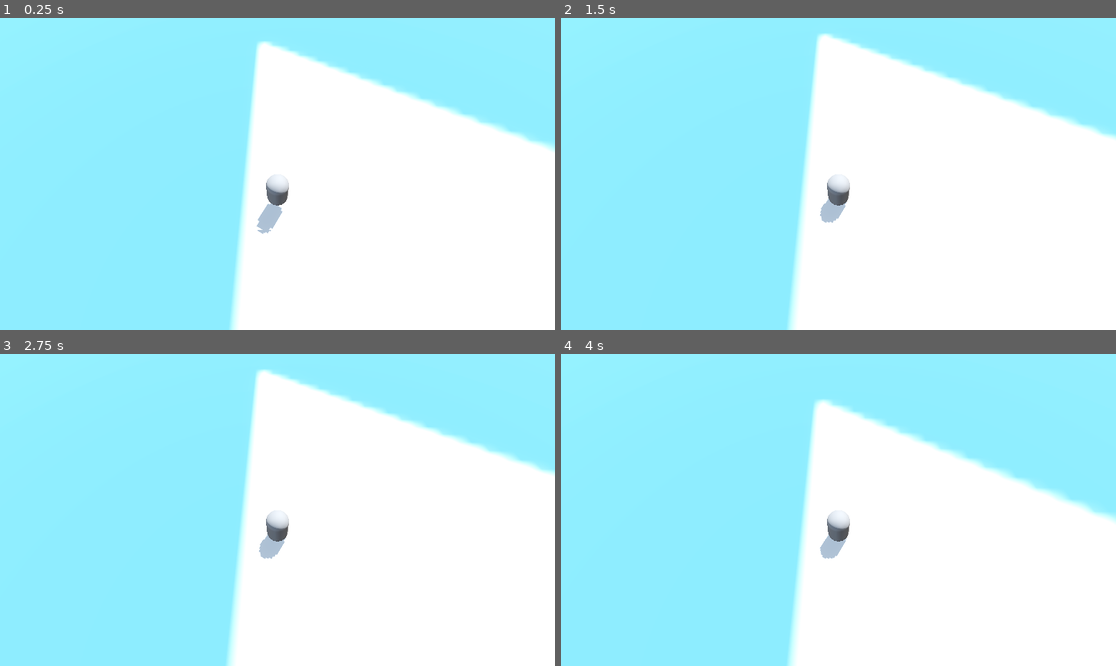
Above: before the commit, frames 1-4 (two rows, left to right).
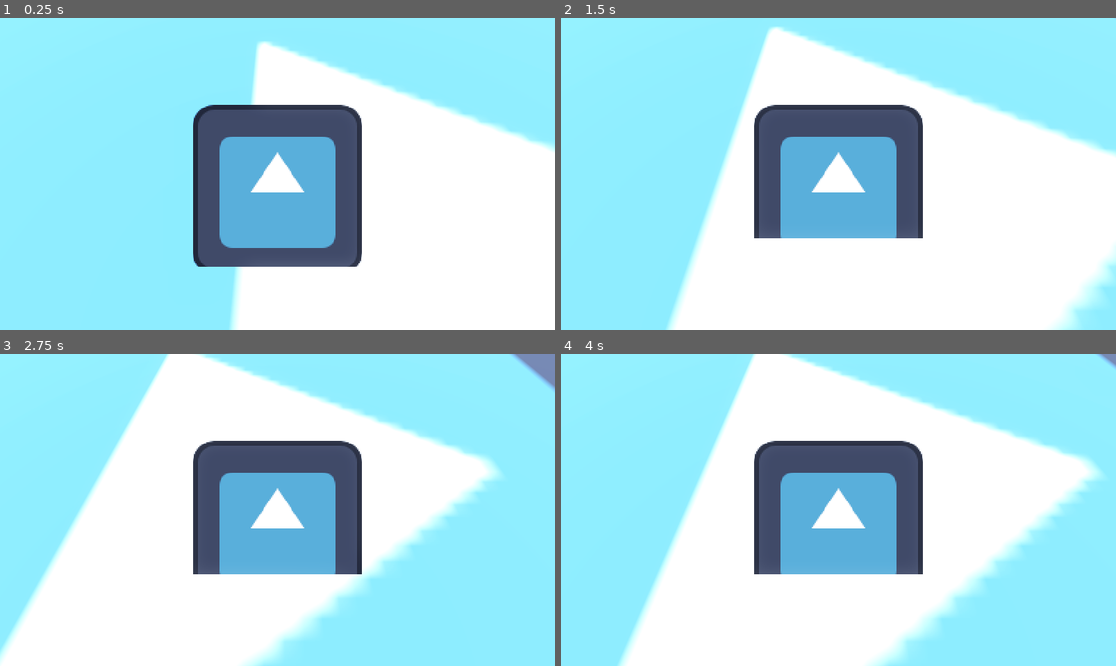
Above: after the commit, the same moments.

Repository: woliveira82/godot-prototype-2.5d
Game: Godot game, scene res://main.tscn
The game is run twice, just before and just after one commit, with the same random seed, the same clock (stepped at 60 frames per second) and the same inputs. The engine's default icon, where the game draws it, is replaced by a stand-in: a white triangle on a blue panel in a dark square.
Inputs:
- Up to frame 1 (0.25 s): no input
- Up to frame 2 (1.5 s): hold D (right) 0.53-1.28 s; hold S (down) from 1.28 s (still down)
- Up to frame 3 (2.75 s): release S (down) at 2.03 s; hold D (right) from 2.03 s (still down)
- Up to frame 4 (4 s): release D (right) at 2.78 s; hold Up (ui_up) 2.78-3.53 s; hold A (left) from 3.53 s (still down)

The runs differ from the first frame. In frame 1, 15% of the frame differs, in the area x 34-66%, y 27-80%; in frame 2, 28%; in frame 3, 62%, in the area x 0-100%, y 0-100%; in frame 4, 51%.

Commit message:
feat: add pixel character

Diff:
--- a/character_body_3d.gd
+++ b/character_body_3d.gd
@@ -16,7 +16,7 @@
 		velocity.y -= gravity * delta
 
 	# input simples (WASD direto no mundo)
-	var input_dir = Input.get_vector("ui_left", "ui_right", "ui_up", "ui_down")
+	var input_dir = Input.get_vector("left", "right", "up", "down").normalized()
 	var direction = Vector3(input_dir.x, 0, input_dir.y)
 
 	if direction != Vector3.ZERO:
--- a/main.tscn
+++ b/main.tscn
@@ -21,8 +21,6 @@
 
 [sub_resource type="CapsuleShape3D" id="CapsuleShape3D_7dm0k"]
 
-[sub_resource type="CapsuleMesh" id="CapsuleMesh_7dm0k"]
-
 [node name="Main" type="Node3D" unique_id=2053537069]
 
 [node name="WorldEnvironment" type="WorldEnvironment" parent="." unique_id=1608557601]
@@ -45,8 +43,12 @@
 [node name="CollisionShape3D" type="CollisionShape3D" parent="CharacterBody3D" unique_id=1970157577]
 shape = SubResource("CapsuleShape3D_7dm0k")
 
-[node name="MeshInstance3D" type="MeshInstance3D" parent="CharacterBody3D" unique_id=1287776446]
-mesh = SubResource("CapsuleMesh_7dm0k")
+[node name="Sprite3D" type="Sprite3D" parent="CharacterBody3D" unique_id=1232140018]
+transform = Transform3D(1, 0, 0, 0, 1, 0, 0, 0, 1, 0, 0.1, 0)
+pixel_size = 0.06
+billboard = 1
+texture_filter = 0
+texture = ExtResource("1_0xm2m")
 
 [node name="CameraPivot" type="Node3D" parent="CharacterBody3D" unique_id=640809836]
 transform = Transform3D(1, 0, 0, 0, 1, 0, 0, 0, 1, 0, 2, 0)
--- a/project.godot
+++ b/project.godot
@@ -51,3 +51,5 @@
 
 textures/canvas_textures/default_texture_filter=0
 rendering_device/driver.windows="d3d12"
+2d/snap/snap_2d_transforms_to_pixel=true
+2d/snap/snap_2d_vertices_to_pixel=true
Binary file added: Sprite-0001.png
